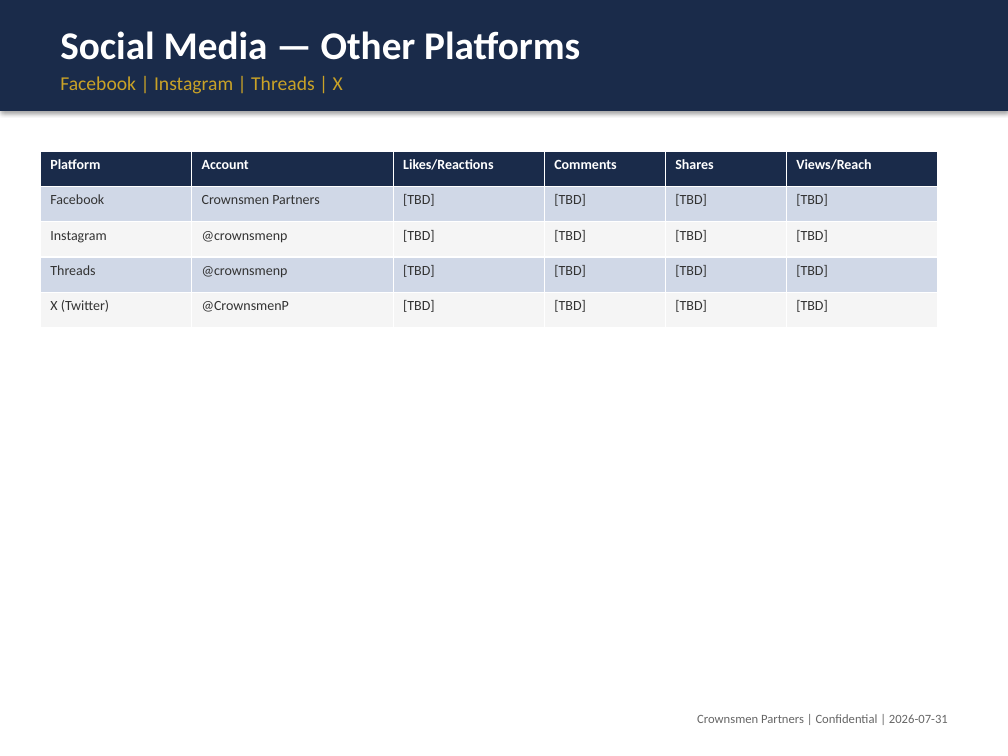
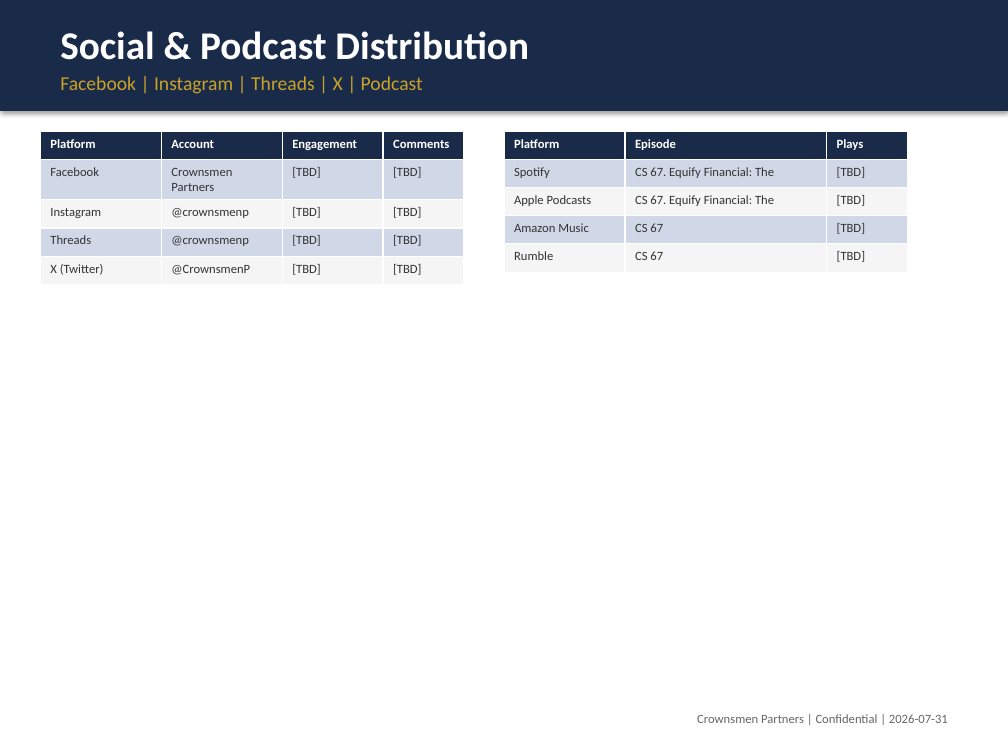
Before and after one commit to althea-ops/reports, a slide deck: slide 7 of output/Crownsmen_Partners_Campaign_Performance_Report__CS_67_-_Equify_Financial.pptx (slide 5 before the commit). Drawn at 1008x756 pixels with LibreOffice and Linux fonts; fonts in the diff are those of the drawing. Boxes give left, top, right and bottom in pixels: in the first picture for what was removed or moved away, otherwise in the second. Text is boxed around its words. In the diff, an @@ line names an element or a change of style, - is before the commit and + after.

```diff
--- a/output/Crownsmen_Partners_Campaign_Performance_Report__CS_67_-_Equify_Financial.pptx
+++ b/output/Crownsmen_Partners_Campaign_Performance_Report__CS_67_-_Equify_Financial.pptx
@@ text at [60, 31, 529, 60]: text changed @@
-Social Media — Other Platforms
+Social & Podcast Distribution
@@ text at [60, 76, 423, 94]: text changed @@
-Facebook | Instagram | Threads | X
+Facebook | Instagram | Threads | X | Podcast
@@ table at [40, 131, 464, 279] @@
-column 3, row 1: Likes/Reactions
+column 3, row 1: Engagement
-column 5: Shares | [TBD] | [TBD] | [TBD] | [TBD]
-column 6: Views/Reach | [TBD] | [TBD] | [TBD] | [TBD]
@@ table: place and size @@
-table at [40, 151, 937, 328]
+table at [40, 131, 464, 279]
@@ table added at [504, 131, 907, 272], 5 rows, 3 columns @@
+Platform | Episode | Plays
+Spotify | CS 67. Equify Financial: The | [TBD]
+Apple Podcasts | CS 67. Equify Financial: The | [TBD]
+Amazon Music | CS 67 | [TBD]
+Rumble | CS 67 | [TBD]
```
Also in this commit, not shown: 5 other slides changed, 3 slides added, 3 slides removed, 9 other files.
